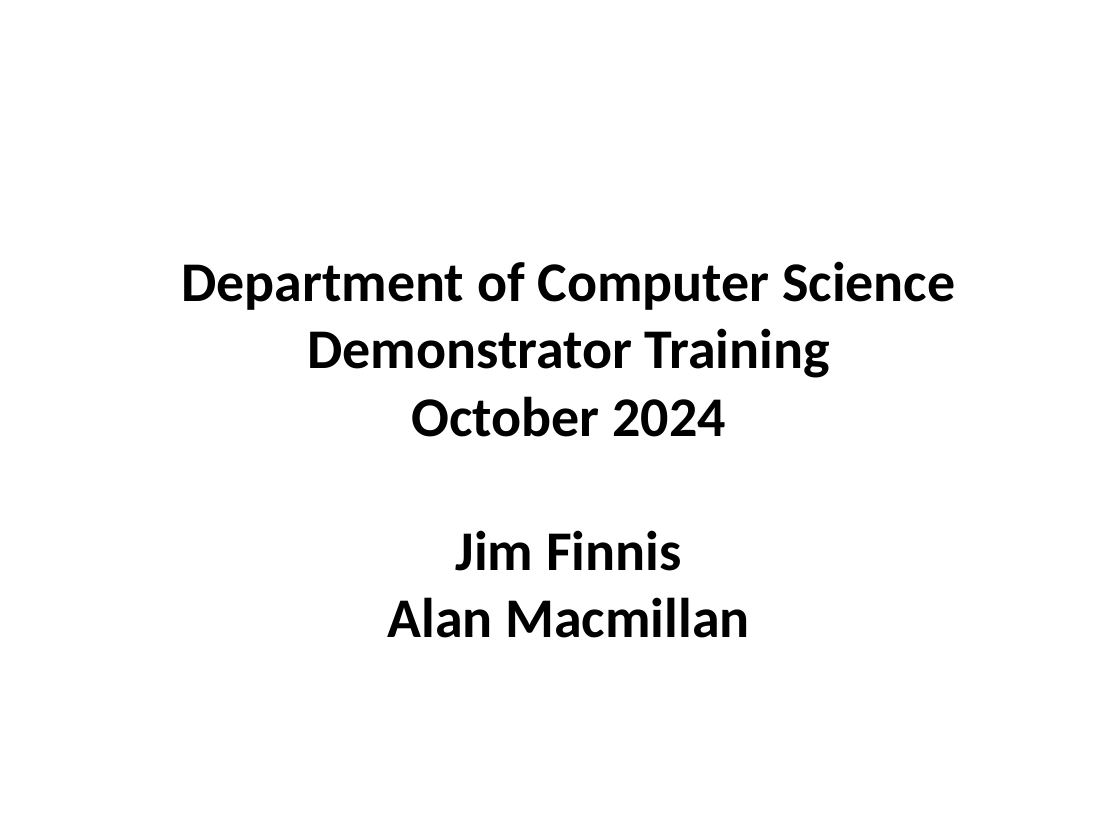
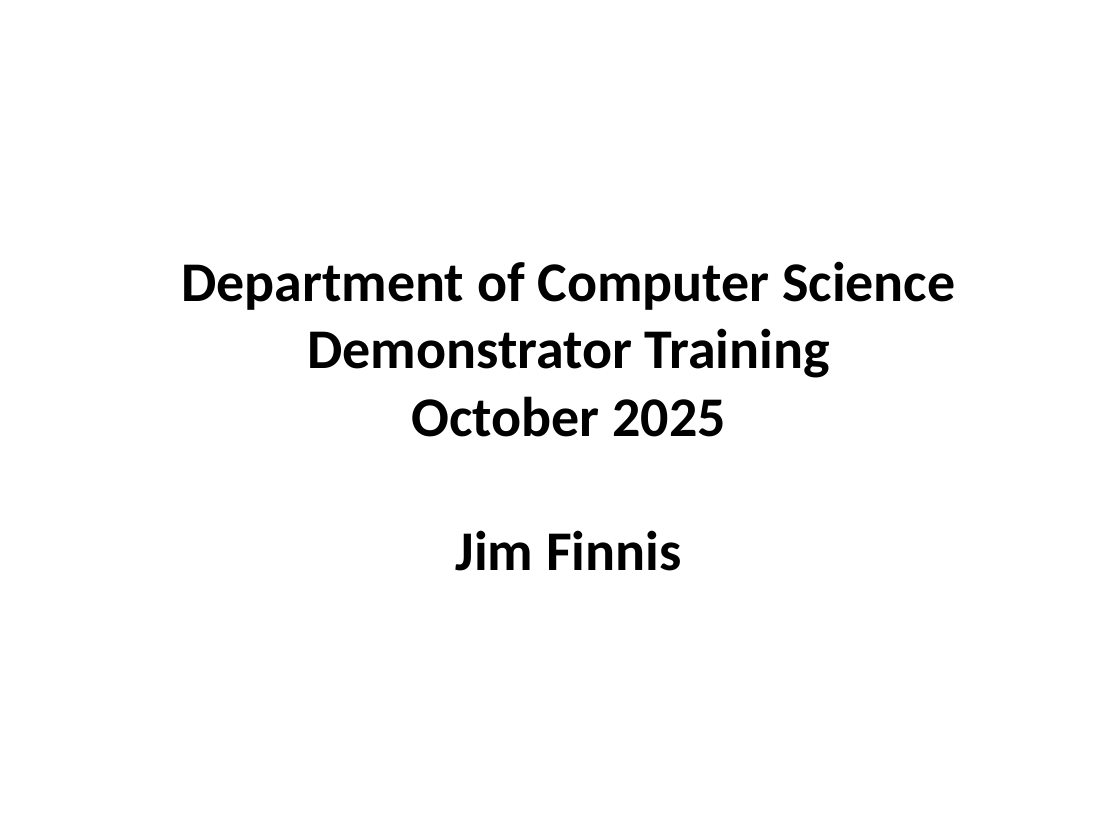
Before and after one commit to jimfinnis/jcf12, a slide deck: slide 1 of static/downloads/dem.pptx. Drawn at 1120x840 pixels with LibreOffice and Linux fonts; fonts in the diff are those of the drawing; background and template pictures are left out. Boxes give left, top, right and bottom in pixels: in the first picture for what was removed or moved away, otherwise in the second. Text is boxed around its words. In the diff, an @@ line names an element or a change of style, - is before the commit and + after.

```diff
--- a/static/downloads/dem.pptx
+++ b/static/downloads/dem.pptx
@@ text at (411, 396, 725, 437): text changed @@
-October 2024
+October 2025
@@ text at (388, 597, 749, 638): paragraph removed @@
-Alan Macmillan
```
Also in this commit, not shown: 2 other slides changed, 1 slide added, 5 other files.
